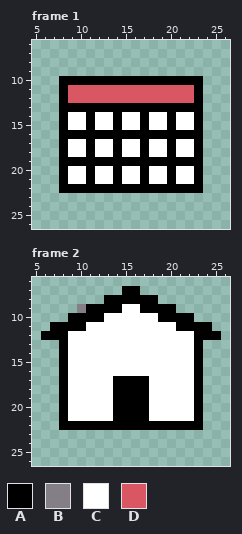
Two versions of one pixel-art file, master files/banner_sprites.aseprite. This is how it looked before the edit.
32x32 pixels, 5 frames. Shown: frame 1: x 5..26, y 6..26; frame 2: x 5..26, y 6..26.
Palette (. is transparent): A #000000  B #847e87  C #ffffff  D #d95763
Now the later version:
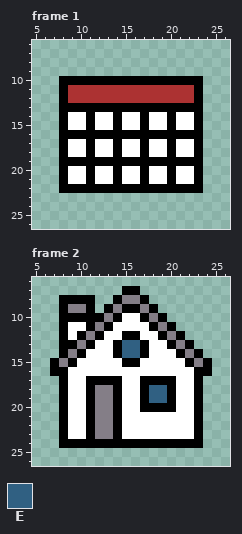
Colours new in this view: E #306082
From old to new:
@@ palette @@
-D #d95763
+D #ac3232
--- frame 2
@@ x 5..26 @@
  7 ..........AA..........
- 8 ........AAAAAA........
- 9 .....BAAAACCAAAA......
-10 ....AAAACCCCCCAAAA....
-11 ..AAAACCCCCCCCCCAAAA..
-12 .AAACCCCCCCCCCCCCCAAA.
-13 ...ACCCCCCCCCCCCCCA...
-14 ...ACCCCCCCCCCCCCCA...
-15 ...ACCCCCCCCCCCCCCA...
-16 ...ACCCCCCCCCCCCCCA...
-17 ...ACCCCCAAAACCCCCA...
-18 ...ACCCCCAAAACCCCCA...
-19 ...ACCCCCAAAACCCCCA...
-20 ...ACCCCCAAAACCCCCA...
-21 ...ACCCCCAAAACCCCCA...
-22 ...AAAAAAAAAAAAAAAA...
-23 ......................
-24 ......................
+ 8 ...AAAA..ABBA.........
+ 9 ...ABBA.ABAABA........
+10 ...AAAAABACCABA.......
+11 ...ACCABACCCCABA......
+12 ...ACABACCAACCABA.....
+13 ...AABACCAEEACCABA....
+14 ...ABACCCAEEACCCABA...
+15 ..ABACCCCCAACCCCCABA..
+16 ..AACCCCCCCCCCCCCCAA..
+17 ...ACCAAAACCAAAACCA...
+18 ...ACCABBACCAEEACCA...
+19 ...ACCABBACCAEEACCA...
+20 ...ACCABBACCAAAACCA...
+21 ...ACCABBACCCCCCCCA...
+22 ...ACCABBACCCCCCCCA...
+23 ...ACCABBACCCCCCCCA...
+24 ...AAAAAAAAAAAAAAAA...
 25 ......................
